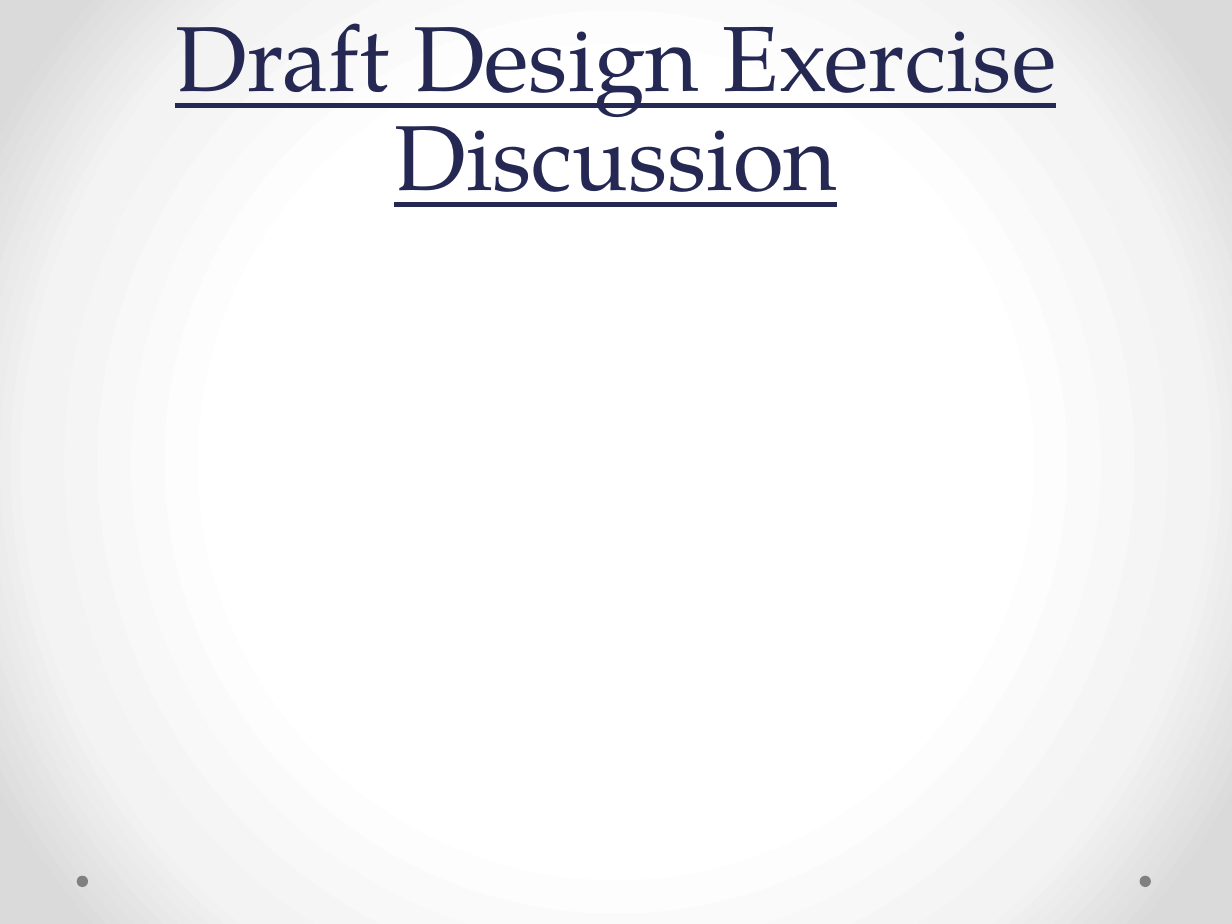
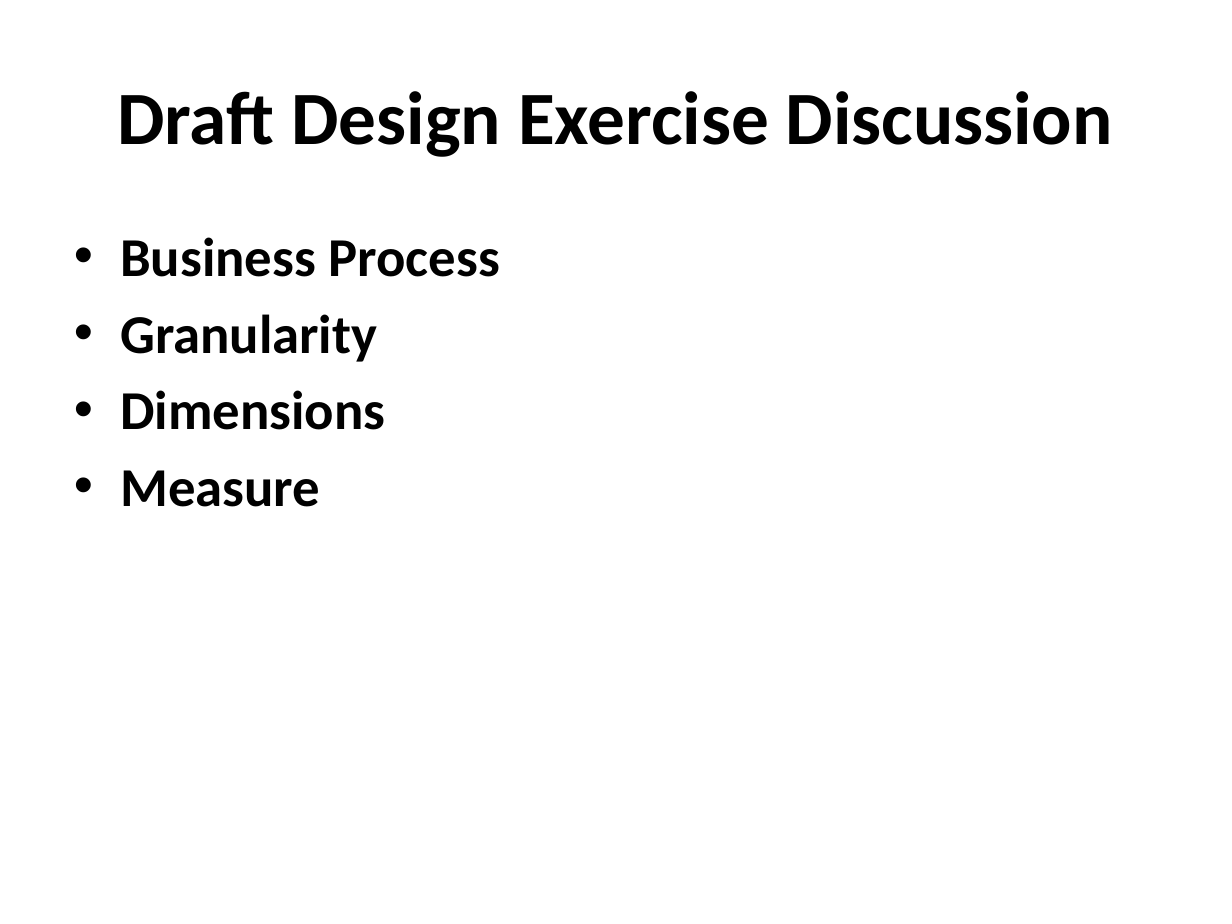
Before and after one commit to passzenith/passzenithproject, a slide deck: slide 16 of DW/Telecommunications and Utilities.pptx (slide 18 before the commit). Drawn at 1232x924 pixels with LibreOffice and Linux fonts; fonts in the diff are those of the drawing. Boxes give left, top, right and bottom in pixels: in the first picture for what was removed or moved away, otherwise in the second. Text is boxed around its words. In the diff, an @@ line names an element or a change of style, - is before the commit and + after.

```diff
--- a/DW/Telecommunications and Utilities.pptx
+++ b/DW/Telecommunications and Utilities.pptx
@@ background gradient #FFFFFF to #F4F4F4 to #DADADA to #FFFFFF @@
@@ title "Draft Design Exercise Discussion": place and size @@
-title "Draft Design Exercise Discussion" at box(175, 23, 1057, 207)
+title "Draft Design Exercise Discussion" at box(117, 91, 1113, 157)
@@ title "Draft Design Exercise Discussion" at box(117, 91, 1113, 157): size 54 to 44 pt, font TeX Gyre Pagella to Calibri, text colour #242852 to #000000, bold on, underline off; line spacing 58pt to 1; vertical alignment bottom to middle @@
@@ text added at box(120, 237, 500, 507), 32 pt, text #000000, bold @@
+• Business Process
+• Granularity
+• Dimensions
+• Measure
@@ ellipse removed at box(76, 876, 87, 887) @@
@@ ellipse removed at box(1140, 876, 1151, 887) @@
```
Also in this commit, not shown: 14 other slides changed, 25 slides added, 22 slides removed.
